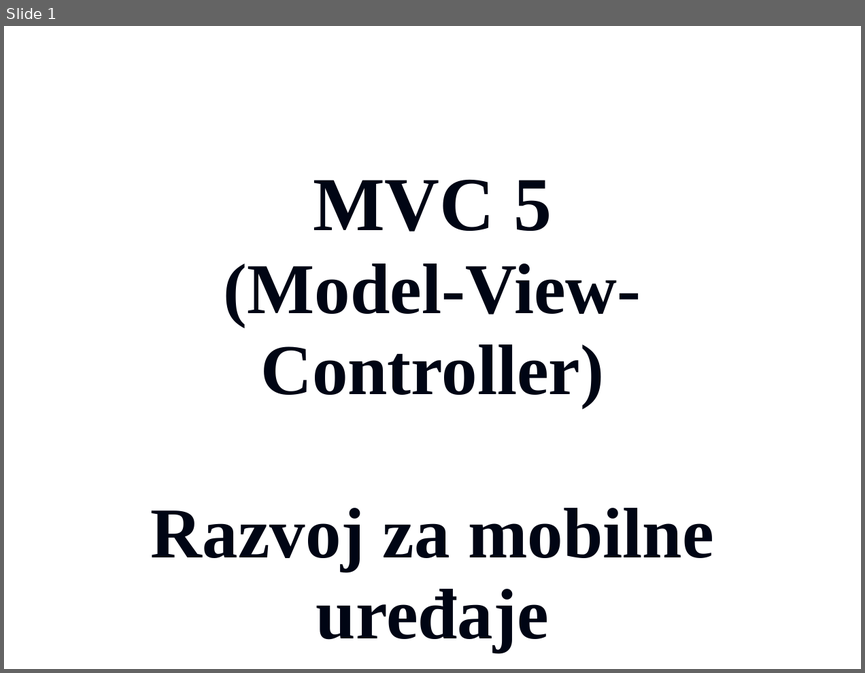
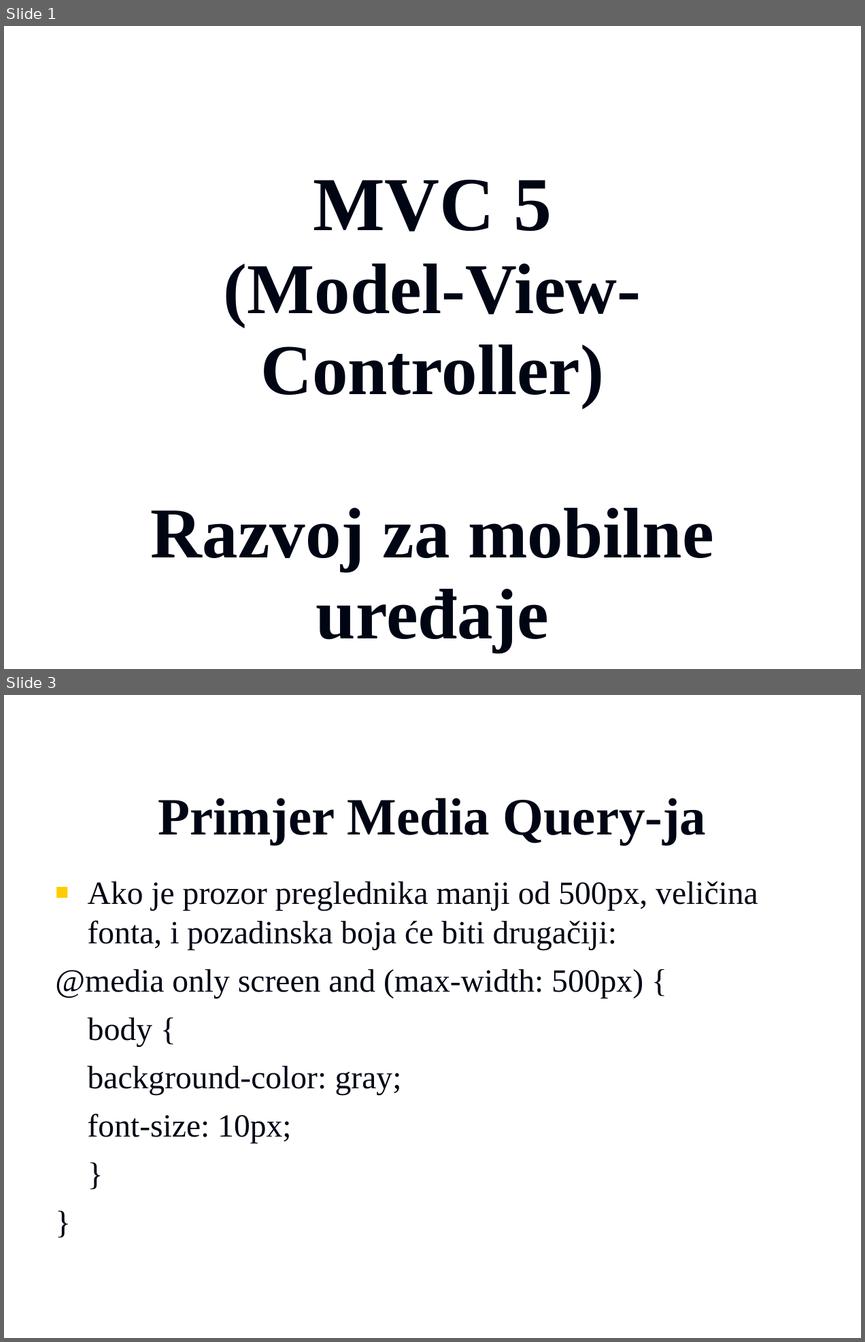
Before and after one commit to vzdesic/PZI, a slide deck: PPTs/21 MVC mobilni razvoj.ppt. Shown one above the other, each under a label of ours: slide 1 before the commit, slides 1 and 3 after it; the slides between them are not shown. The pictures are 865x673 and 865x1342 pixels, drawn with LibreOffice and Linux fonts; fonts in the diff are those of the drawing; background and template pictures are left out. Boxes give left, top, right and bottom in pixels: in the first picture for what was removed or moved away, otherwise in the second. Text is boxed around its words. In the diff, an @@ line names an element or a change of style, - is before the commit and + after.

```diff
--- a/PPTs/21 MVC mobilni razvoj.ppt
+++ b/PPTs/21 MVC mobilni razvoj.ppt
@@ slide 3 added at [4, 695, 861, 1338], background picture (left out) @@
@@ title added at [158, 798, 706, 845], 44 pt, text #000514, bold @@
+Primjer Media Query-ja
@@ text added at [55, 881, 758, 1143], 27.2 pt, text #000514 @@
+■ Ako je prozor preglednika manji od 500px, veličina fonta, i pozadinska boja će biti drugačiji:
+@media only screen and (max-width: 500px) {
+body {
+background-color: gray;
+font-size: 10px;
+}
+}
```
Also in this commit, not shown: 1 other slide added, 1 slide removed, 11 other files.
